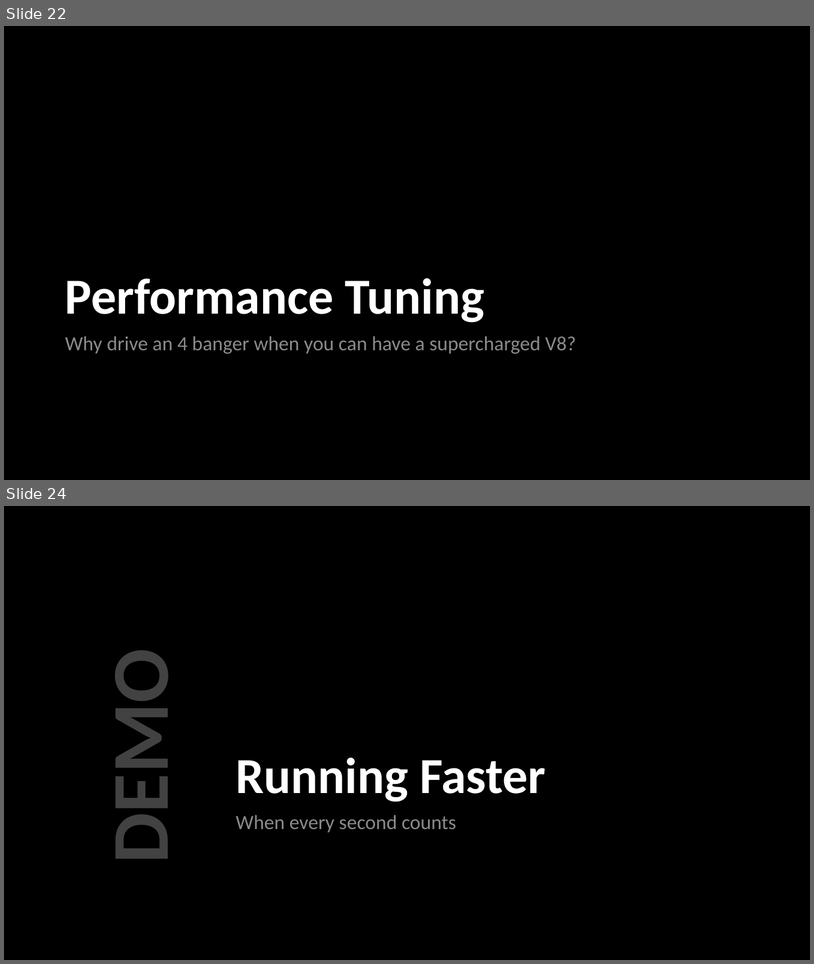
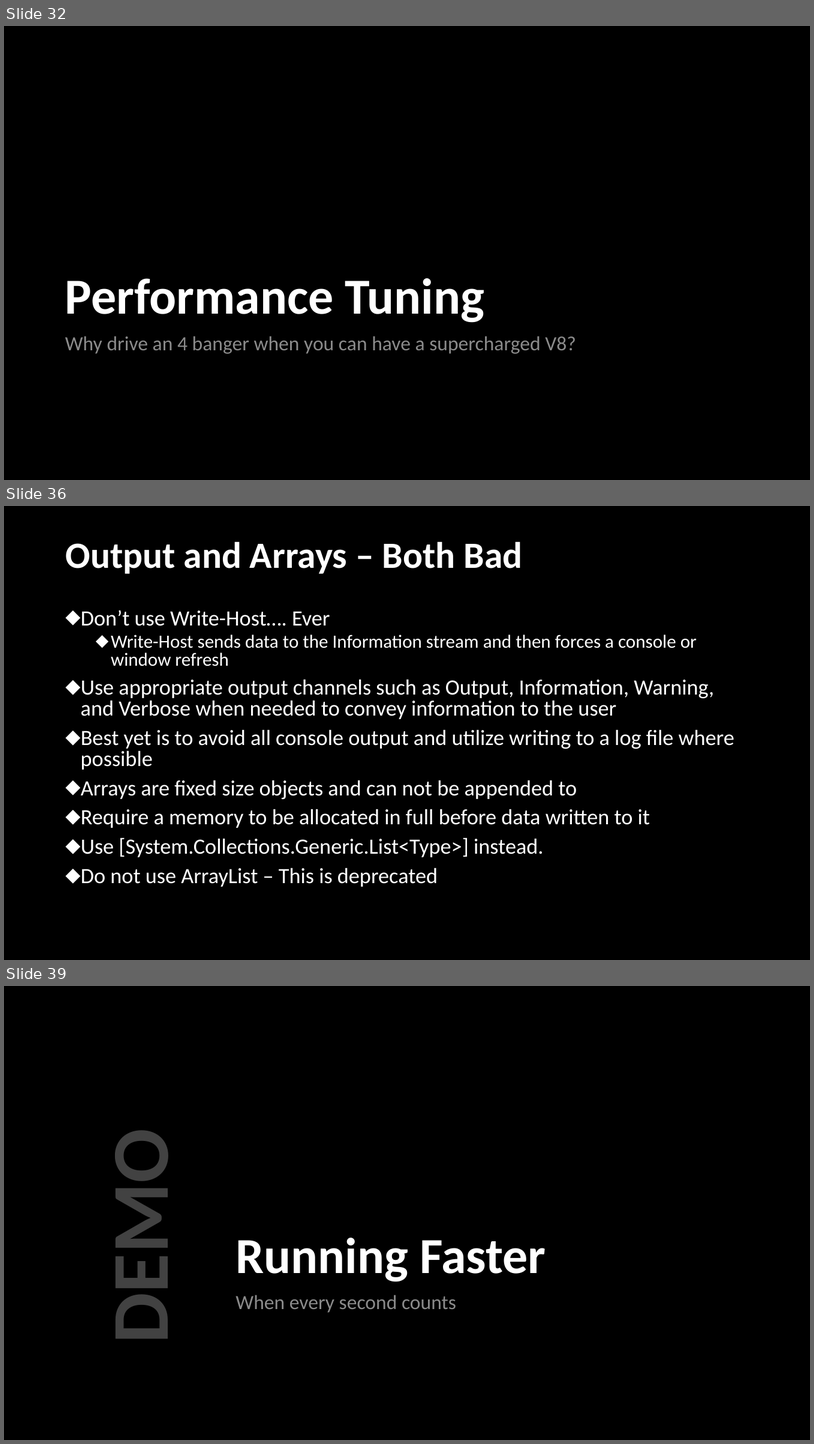
Before and after one commit to jpscripter/MMSMoA23, a slide deck: PowerShell, PowerFull/PowerShell, PowerFull.pptx. Shown one above the other, each under a label of ours: slides 22 and 24 before the commit, slides 32, 36 and 39 after it; the slides between them are not shown. The pictures are 814x964 and 814x1444 pixels, drawn with LibreOffice and Linux fonts; fonts in the diff are those of the drawing; background and template pictures are left out. Boxes give left, top, right and bottom in pixels: in the first picture for what was removed or moved away, otherwise in the second. Text is boxed around its words. In the diff, an @@ line names an element or a change of style, - is before the commit and + after.

```diff
--- a/PowerShell, PowerFull/PowerShell, PowerFull.pptx
+++ b/PowerShell, PowerFull/PowerShell, PowerFull.pptx
@@ slide 36 added at box(4, 506, 810, 960), background #000000 @@
@@ title added at box(65, 541, 523, 574), 44 pt, text #FFFFFF, bold @@
+Output and Arrays – Both Bad
@@ text added at box(81, 610, 735, 886), 25.9 pt, text #FFFFFF @@
+⬥ Don’t use Write-Host…. Ever
+  ⬥ Write-Host sends data to the Information stream and then forces a console or window refresh
+⬥ Use appropriate output channels such as Output, Information, Warning, and Verbose when needed to convey information to the user
+⬥ Best yet is to avoid all console output and utilize writing to a log file where possible
+⬥ Arrays are fixed size objects and can not be appended to
+⬥ Require a memory to be allocated in full before data written to it
+⬥ Use [System.Collections.Generic.List<Type>] instead.
+⬥ Do not use ArrayList – This is deprecated
@@ what was slide 22 is now slide 32 @@
@@ what was slide 24 is now slide 39 @@
```
Also in this commit, not shown: 8 slides changed, 16 other slides added, 2 slides removed, 16 other files.
